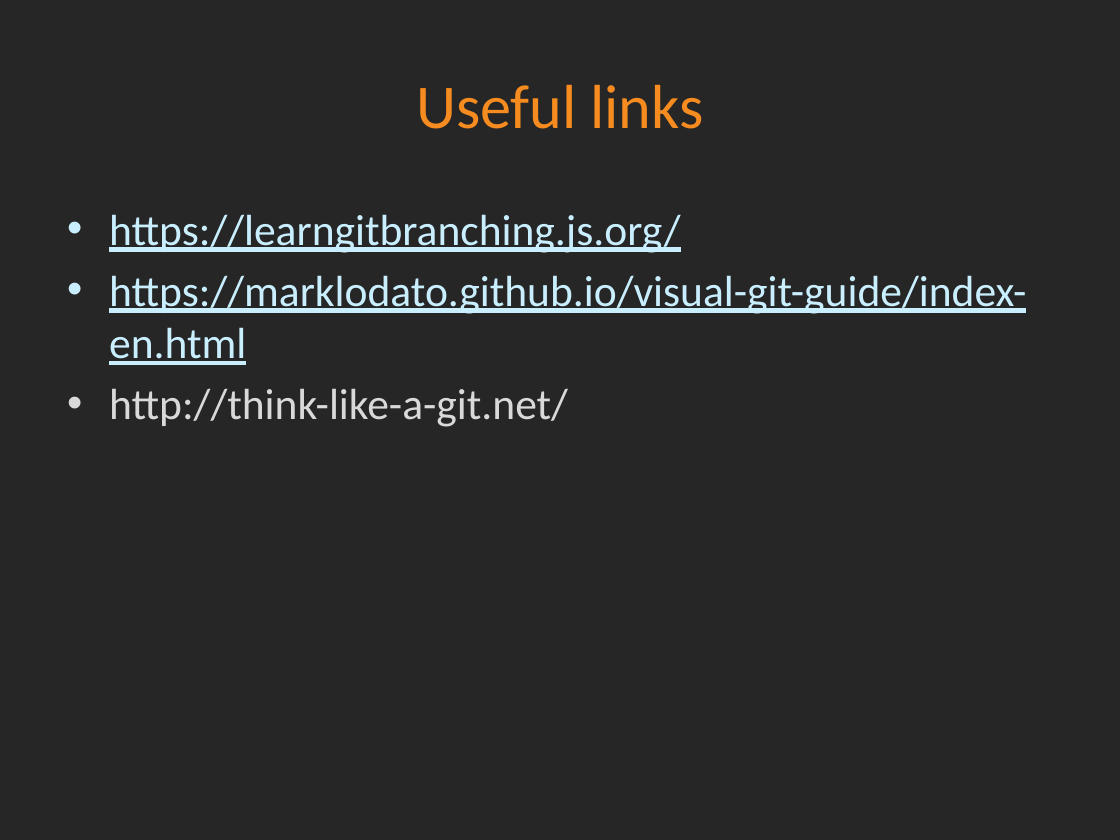
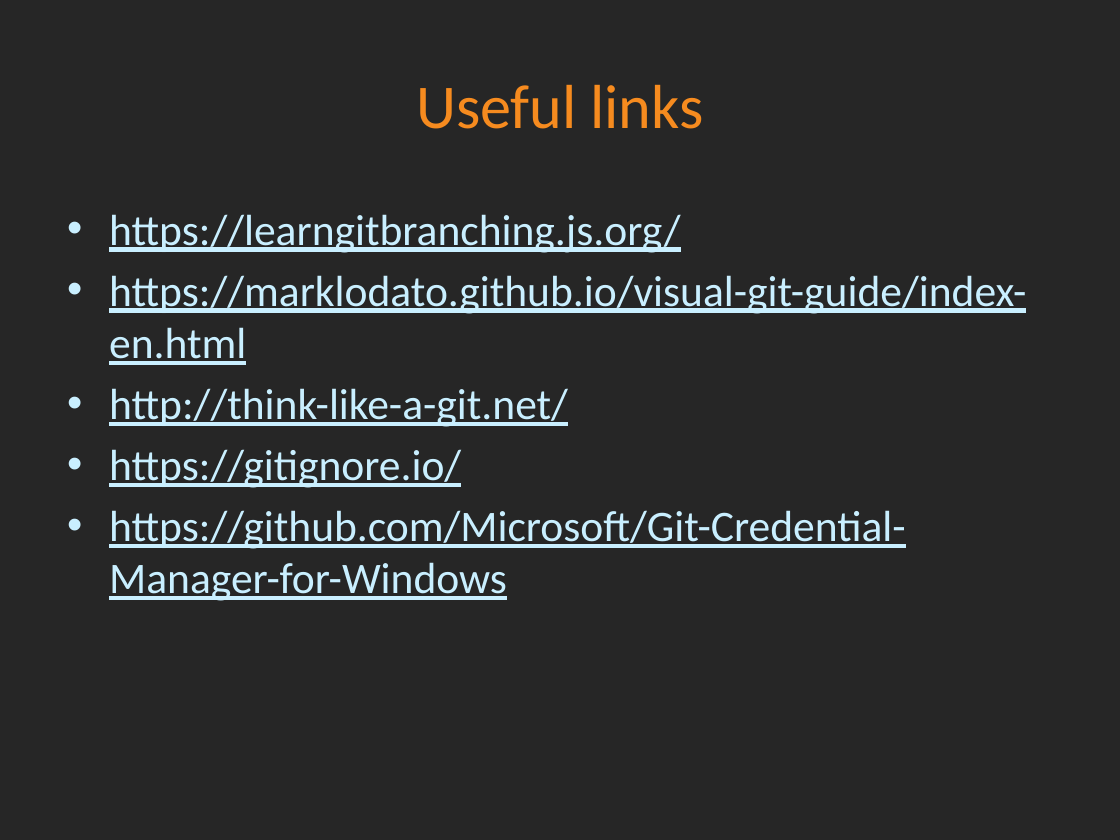
Before and after one commit to ActiveSolution/introduction-to-git, a slide deck: slide 15 of slides/Introduction to git.pptx. Drawn at 1120x840 pixels with LibreOffice and Linux fonts; fonts in the diff are those of the drawing; background and template pictures are left out. Boxes give left, top, right and bottom in pixels: in the first picture for what was removed or moved away, otherwise in the second. Text is boxed around its words. In the diff, an @@ line names an element or a change of style, - is before the commit and + after.

Commit message:
Small fix in slide.

```diff
--- a/slides/Introduction to git.pptx
+++ b/slides/Introduction to git.pptx
@@ text at [109, 388, 568, 427]: text colour #D9D9D9 to #C9EFFF, underline on in "http://think-like-a-git.net/" @@
@@ text at [109, 449, 905, 601]: paragraphs added @@
+• https://gitignore.io/
+• https://github.com/Microsoft/Git-Credential-Manager-for-Windows
```
Also in this commit, not shown: 2 other slides changed.
